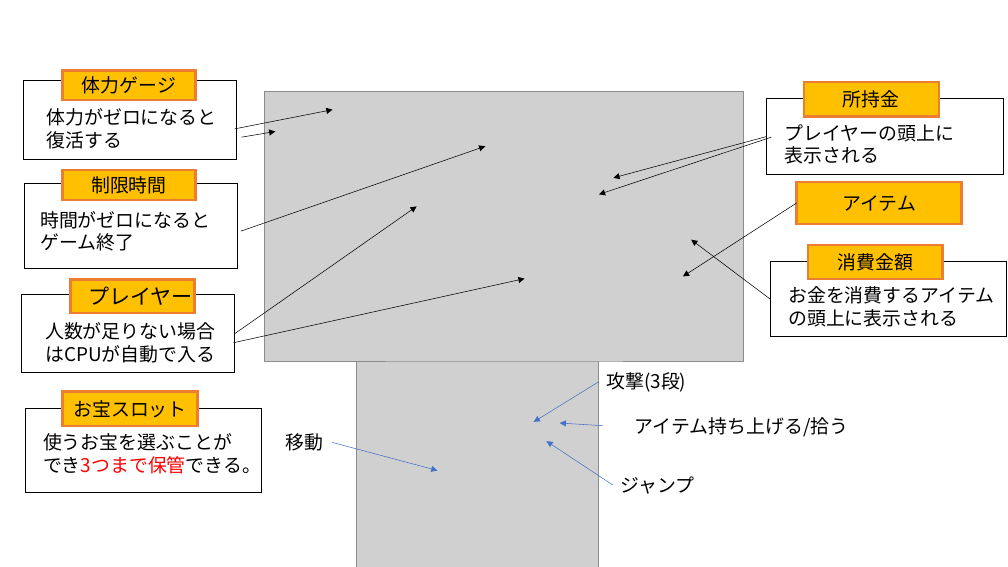
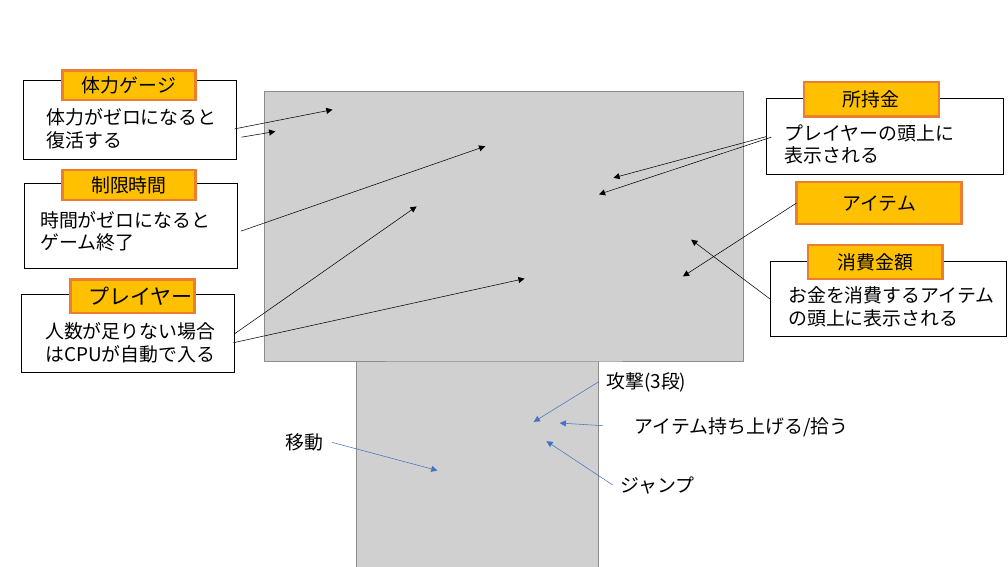
Before and after one commit to Tanaka1062/3DActionGame1, a slide deck: slide 5 of GFFゲーム提出用/企画書・説明書.pptx. Drawn at 1008x567 pixels with LibreOffice and Linux fonts; fonts in the diff are those of the drawing; grey boxes stand for pictures; background and template pictures are left out. Boxes give left, top, right and bottom in pixels: in the first picture for what was removed or moved away, otherwise in the second. Text is boxed around its words. In the diff, an @@ line names an element or a change of style, - is before the commit and + after.

```diff
--- a/GFFゲーム提出用/企画書・説明書.pptx
+++ b/GFFゲーム提出用/企画書・説明書.pptx
@@ rectangle removed at (x1=25, y1=408, x2=262, y2=493) @@
@@ rectangle removed at (x1=63, y1=392, x2=197, y2=426) @@
-お宝スロット
@@ text removed at (x1=43, y1=433, x2=261, y2=474) @@
-使うお宝を選ぶことができ3つまで保管できる。
```
Also in this commit, not shown: 1 other slide changed, 25 other files.
